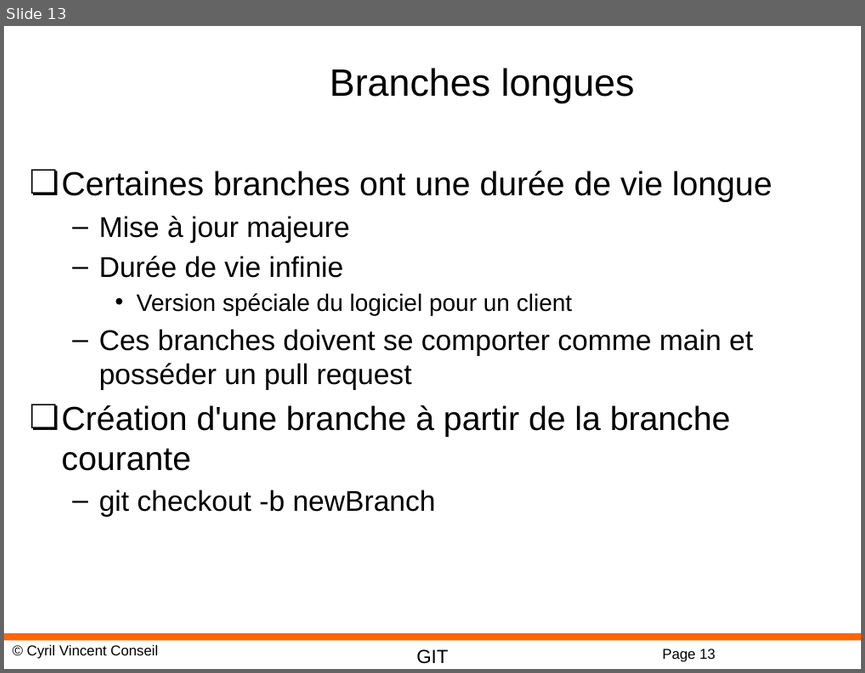
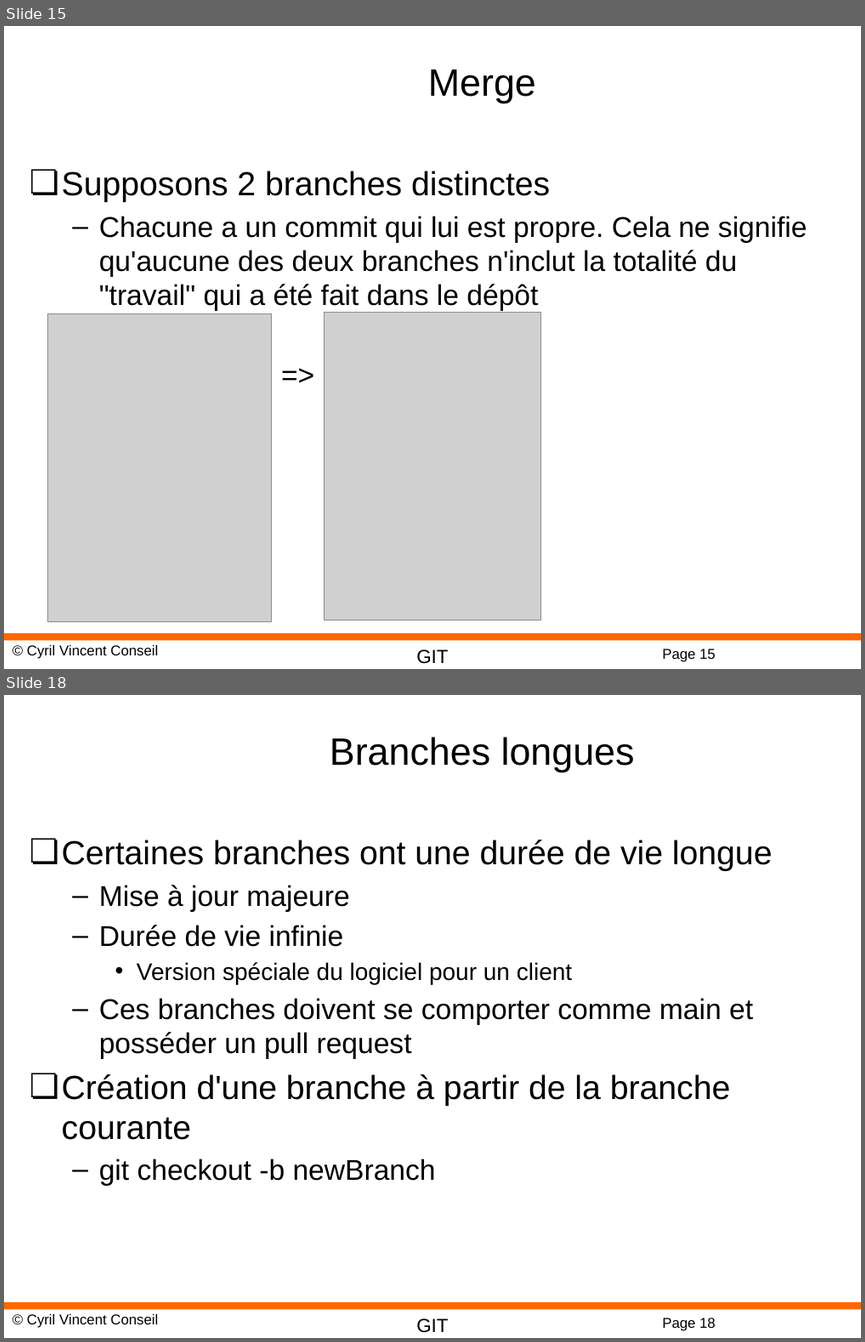
Before and after one commit to cyrilvincent/git, a slide deck: ppt/GIT03-Branches.pptx. Shown one above the other, each under a label of ours: slide 13 before the commit, slides 15 and 18 after it; the slides between them are not shown. The pictures are 865x673 and 865x1342 pixels, drawn with LibreOffice and Linux fonts; fonts in the diff are those of the drawing; grey boxes stand for pictures; background and template pictures are left out. Boxes give left, top, right and bottom in pixels: in the first picture for what was removed or moved away, otherwise in the second. Text is boxed around its words. In the diff, an @@ line names an element or a change of style, - is before the commit and + after.

```diff
--- a/ppt/GIT03-Branches.pptx
+++ b/ppt/GIT03-Branches.pptx
@@ slide 15 added at box(4, 26, 861, 669), background #FFFFFF; not listed: 4 template elements that a slide beside it also shows @@
@@ title added at box(428, 69, 536, 103), 32 pt, text #000000 @@
+Merge
@@ text added at box(62, 170, 807, 311), 24 pt, text #000000 @@
+❏ Supposons 2 branches distinctes
+  – Chacune a un commit qui lui est propre. Cela ne signifie qu'aucune des deux branches n'inclut la totalité du "travail" qui a été fait dans le dépôt
+  – =>
@@ picture added at box(47, 314, 271, 622) @@
@@ picture added at box(324, 312, 540, 620) @@
@@ what was slide 13 is now slide 18 @@
@@ page number at box(662, 1317, 715, 1331): text changed @@
-Page 13
+Page 18
```
Also in this commit, not shown: 2 slides changed, 4 other slides added, 3 other files.
